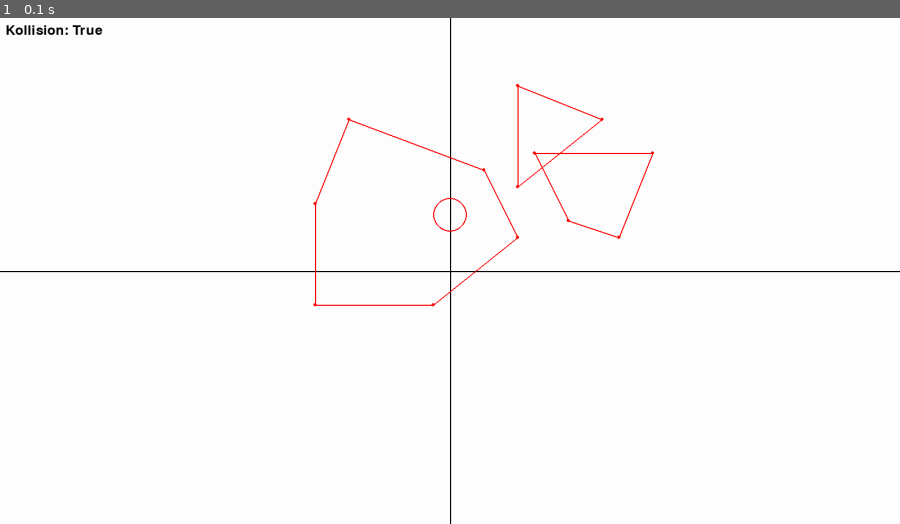
Above: before the commit, frame 1.
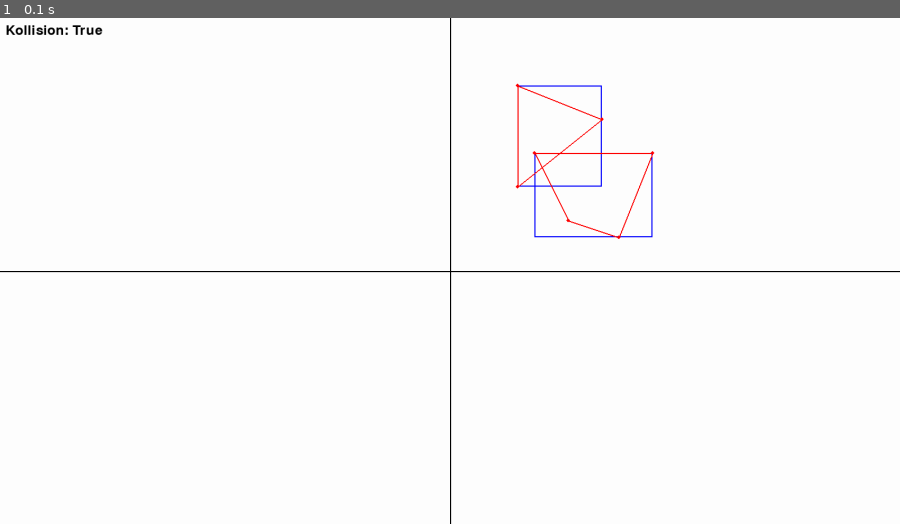
Above: after the commit, the same moment.

Repository: Ag-chr/GJK_SOP
Game: pygame game, started from main.py
Two runs of this game, one before a commit and one after it. Both use one fixed random seed, a clock stepped at 60 frames per second and the inputs below.
Inputs:
- Up to frame 1 (0.1 s): no input

The runs differ from the first frame. In frame 1, 0.6% of the frame differs, in the area x 34-73%, y 13-58%.

Commit message:
Lavet AABB kollision og nogle andre små ændringer og rettelser som identitets matrix

Diff:
--- a/figurer.py
+++ b/figurer.py
@@ -11,13 +11,14 @@
         self.punkter = punkter
         self.centrum = sum(punkter, Punkt(0, 0)) / len(punkter)  # punkt som beskriver centrum af figuren
 
-        self.punkter = list(map(lambda punkt: punkt - self.centrum, self.punkter))  # justere figuren så origo er figurens centrum
-        self.punkter: list[Punkt] = self.sorterePunkterMedUret()
-        self.transformationer = [Matrix([[1,0],[0,1]])]
-        self.komposition = Matrix([[1,0],[0,1]])
+        # justere figuren så origo er figurens centrum i dens koordinatsystem
+        self.punkter = list(map(lambda punkt: punkt - self.centrum, self.punkter))
+        self.punkter: list[Punkt] = self.sorterePunkterMedUret() # så den kan tegnes
+        self.transformationer = [Matrix.IDENTITET_2D()]
+        self.komposition = Matrix.IDENTITET_2D()
 
     def fåPunkt(self, index):
-        return self.regnPunktTransformation(self.punkter[index]) + self.centrum
+        return self.tilVerden(self.punkter[index])
 
     def tilVerden(self, punkt: Punkt):
         return self.regnPunktTransformation(punkt) + self.centrum
@@ -66,7 +67,7 @@
         # tegn nye punkter på skærm
         tidligerePunkt = self.fåPunkt(0).tuple()
         pygame.draw.circle(canvas, farve, til_skærm(tidligerePunkt), 3)
-        for punkt in self.punkter:  # springer over første punkt
+        for punkt in self.punkter[1::]:  # springer over første punkt
             punkt = self.tilVerden(punkt).tuple()
 
             pygame.draw.circle(canvas, farve, til_skærm(punkt), 3)
@@ -80,6 +81,20 @@
 
         sorteretPunkter = sorted(self.punkter, key=vinkel_fra_midten, reverse=True)
         return sorteretPunkter
+
+    def get_rect(self):
+        x_max = 0
+        x_min = math.inf
+        y_max = 0
+        y_min = math.inf
+        for punkt in self.punkter:
+            x, y = til_skærm(self.tilVerden(punkt).tuple())
+            if x > x_max: x_max = x
+            if x < x_min: x_min = x
+            if y > y_max: y_max = y
+            if y < y_min: y_min = y
+
+        return (x_min, y_min, x_max - x_min, y_max - y_min)
 
 
 class Simplex:
--- a/gjk_funkioner.py
+++ b/gjk_funkioner.py
@@ -8,6 +8,7 @@
     # minkowski difference udføres
     p3 = p1 - p2
     return p3
+
 
 def minkowski(figur1: Figur, figur2: Figur, sum=True):
     minkowskiPunkter: list[Punkt] = []
@@ -33,9 +34,6 @@
     return Figur(ydrePunkter)
 
 
-
-
-
 if __name__ == '__main__':
     figur1 = Figur([Punkt(4,5), Punkt(9,9), Punkt(4,11)])
     figur2 = Figur([Punkt(5, 7), Punkt(12, 7), Punkt(10, 2), Punkt(7, 3)])
--- /dev/null
+++ b/kollision.py
@@ -0,0 +1,46 @@
+from figurer import *
+from gjk_funkioner import support
+import pygame
+
+def tjekKollisionGJK(figur1: Figur, figur2: Figur) -> bool:
+    simplex = Simplex()
+    # Der vælges en søge retning mod figur2 fra figur1
+    r = Vektor(figur2.centrum.x - figur1.centrum.x,
+               figur2.centrum.y - figur1.centrum.y).enhedsvektor()
+    # Får første minkowski difference punkt
+    simplex.tilføj(support(figur1,figur2, r))
+
+    r = -r # gør den anden retning for næste punkt
+
+    while True:
+        # tilføjer nyt punkt
+        simplex.tilføj(support(figur1, figur2, r))
+
+        # sikre at det nyeste tilføjet punkt faktisk passerede origo
+        if simplex.fåSeneste().dot(r) <= 0:
+            # det betyder at punktet passerede ikke origo
+            # dette betyder at det er umuligt at lave en trekant som indeholder origo
+            # da vi altid laver punkter på kanten af minkowski differencen
+            return False
+        else:
+            if simplex.indeholder(Punkt(0,0), r):
+                return True
+
+
+def tjekKollisionAABB(figur1: Figur, figur2: Figur, canvas) -> bool:
+    rect1 = figur1.get_rect()
+    x1, y1, bredde1, højde1 = rect1
+    pygame.draw.rect(canvas, (0, 0, 255), rect1, 2)
+
+
+    rect2 = figur2.get_rect()
+    x2, y2, bredde2, højde2 = rect2
+    pygame.draw.rect(canvas, (0,0,255), rect2, 2)
+
+    if (x1 < x2 + bredde2 and
+        x1 + bredde1 > x2 and
+        y1 < y2 + højde2 and
+        y1 + højde1 > y2):
+        return True
+    else:
+        return False
--- a/main.py
+++ b/main.py
@@ -6,7 +6,8 @@
 from konstanter import *
 from pygameHelper import til_skærm
 from figurer import *
-from gjk_funkioner import support, minkowski
+from gjk_funkioner import minkowski
+from kollision import tjekKollisionGJK, tjekKollisionAABB
 
 pygame.init()
 clock = pygame.time.Clock()
@@ -48,8 +49,8 @@
 
 figurer.append(figur1)
 figurer.append(figur2)
-figurer.append(cirkel)
-figurer.append(minkowskiFigur)
+#figurer.append(cirkel)
+#figurer.append(minkowskiFigur)
 
 
 def start():
@@ -72,8 +73,8 @@
                 cirkel = Cirkel(5, Punkt(pos[0], pos[1]))
 
                 for figur in figurer:
-                    tjekKollision(cirkel, figur)
-                    if tjekKollision(Cirkel(1, Punkt(pos[0], pos[1])), figur):
+                    tjekKollisionGJK(cirkel, figur)
+                    if tjekKollisionGJK(Cirkel(1, Punkt(pos[0], pos[1])), figur):
                         holderFigur = True
                         holdtFigur = figur
                         break
@@ -98,12 +99,16 @@
             figur.tegn(canvas)
 
         kollision = False
-        for figur1 in figurer:
-            for figur2 in figurer:
-                if tjekKollision(figur1, figur2):
+        for i in range(len(figurer)):
+            for j in range(i+1, len(figurer)):
+                figur1 = figurer[i]
+                figur2 = figurer[j]
+
+                if tjekKollisionAABB(figur1, figur2, canvas):
                     kollision = True
                     figur1.tegn(canvas, (255, 0, 0))
                     figur2.tegn(canvas, (255, 0, 0))
+
         text = font.render(f"Kollision: {kollision}", True, (0, 0, 0))
 
         canvas.blit(text, text_rect)
@@ -112,30 +117,5 @@
         pygame.display.update()
 
 
-def tjekKollision(figur1: Figur, figur2: Figur) -> bool:
-    simplex = Simplex()
-    # Der vælges en søge retning mod figur2 fra figur1
-    r = Vektor(figur2.centrum.x - figur1.centrum.x,
-               figur2.centrum.y - figur1.centrum.y).enhedsvektor()
-    # Får første minkowski difference punkt
-    simplex.tilføj(support(figur1,figur2, r))
-
-    r = -r # gør den anden retning for næste punkt
-
-    while True:
-        # tilføjer nyt punkt
-        simplex.tilføj(support(figur1, figur2, r))
-
-        # sikre at det nyeste tilføjet punkt faktisk passerede origo
-        if simplex.fåSeneste().dot(r) <= 0:
-            # det betyder at punktet passerede ikke origo
-            # dette betyder at det er umuligt at lave en trekant som indeholder origo
-            # da vi altid laver punkter på kanten af minkowski differencen
-            return False
-        else:
-            if simplex.indeholder(Punkt(0,0), r):
-                return True
-
-
 if __name__ == '__main__':
     start()
--- a/matrix.py
+++ b/matrix.py
@@ -22,6 +22,9 @@
                 søjle.append(self.matrix[j][i])
             yield søjle
 
+    @staticmethod
+    def IDENTITET_2D():
+        return Matrix([[1,0],[0,1]])
 
     def __repr__(self):
         s = "Matrix(\n"
